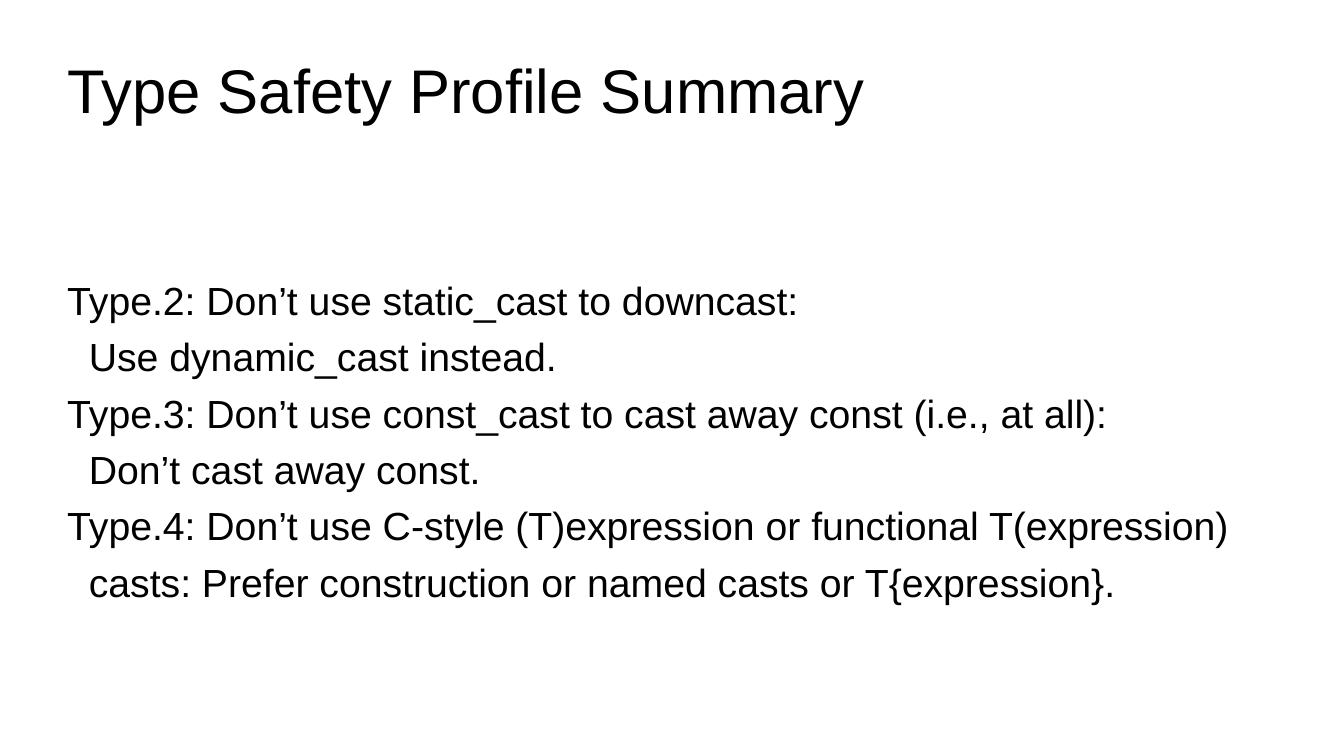
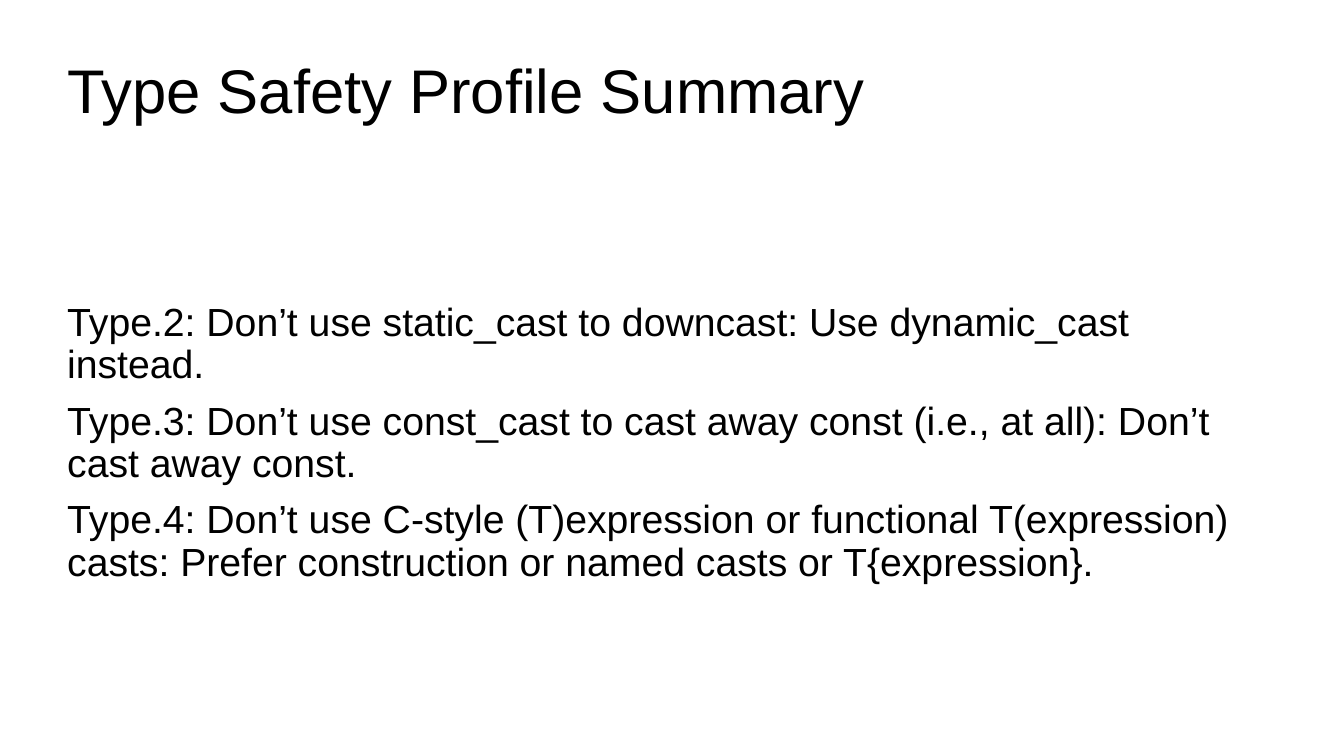
Before and after one commit to LongArmMcGee/cpp-safety, a slide deck: slide 19 of images/safe_cpp_graphics.pptx (slide 15 before the commit). Drawn at 1344x756 pixels with LibreOffice and Linux fonts; fonts in the diff are those of the drawing. Boxes give left, top, right and bottom in pixels: in the first picture for what was removed or moved away, otherwise in the second. Text is boxed around its words. In the diff, an @@ line names an element or a change of style, - is before the commit and + after.

```diff
--- a/images/safe_cpp_graphics.pptx
+++ b/images/safe_cpp_graphics.pptx
@@ subtitle at (67, 307, 1228, 584): text changed @@
-Type.2: Don’t use static_cast to downcast:
-Use dynamic_cast instead.
-Type.3: Don’t use const_cast to cast away const (i.e., at all):
-Don’t cast away const.
-Type.4: Don’t use C-style (T)expression or functional T(expression)
-casts: Prefer construction or named casts or T{expression}.
+Type.2: Don’t use static_cast to downcast: Use dynamic_cast instead.
+Type.3: Don’t use const_cast to cast away const (i.e., at all): Don’t cast away const.
+Type.4: Don’t use C-style (T)expression or functional T(expression) casts: Prefer construction or named casts or T{expression}.
```
Also in this commit, not shown: 24 other slides changed, 9 slides added, 1 slide removed.
